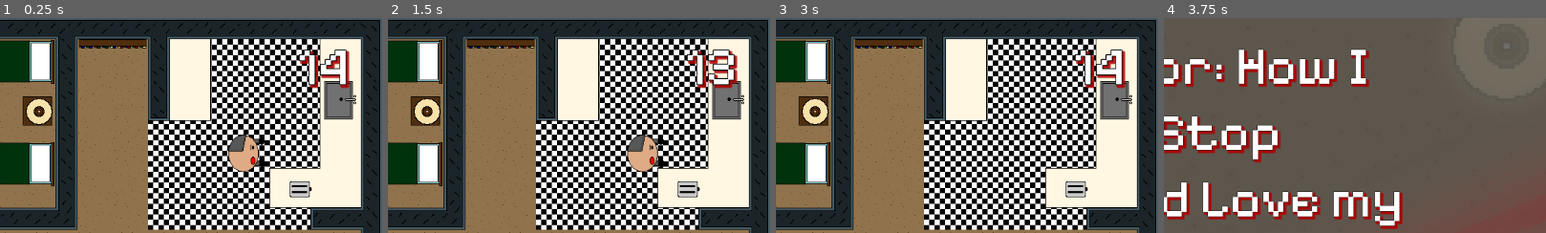
Above: before the commit, frames 1-4 (left to right).
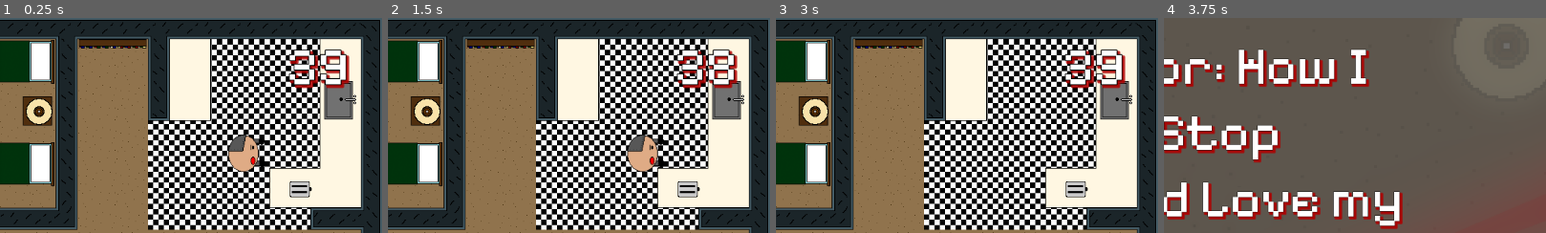
Above: after the commit, the same moments.

Repository: discoaaron/gamejam
Game: Godot game, scene res://Main.tscn
Same seed, same stepped clock (60 frames per second), same inputs: the game is played once before the commit and once after it. This scene is started directly instead of the project's main scene.
Inputs:
- Up to frame 1 (0.25 s): no input
- Up to frame 2 (1.5 s): tap Enter at 0.5 s; tap A (a) at 0.6 s; tap D (d) at 0.8, 1.35 s
- Up to frame 3 (3 s): tap E (e) at 1.55, 2.1 s; tap Space (space) at 2, 2.75 s; tap F (f) at 2.3, 2.85 s
- Up to frame 4 (3.75 s): tap S (s) at 3.05, 3.6 s; tap Space (space) at 3.5 s
The pictures show only the part of the screen within x 50-100%, y 0-50%; the shares and areas given below are measured in that part.

The runs differ from the first frame. In frame 1, 1.8% of the frame differs, in the area x 75-92%, y 14-33%; in frame 2, 0.9%; in frame 3, 1.8%; in frame 4, nothing differs.

Commit message:
Coded more audio and timer logic

Diff:
--- a/game/Main.tscn
+++ b/game/Main.tscn
@@ -34,6 +34,9 @@
 [ext_resource type="AudioStream" uid="uid://c7p5s8iqhx7ao" path="res://sound/voicelines/Encourage.wav" id="32_5ixlc"]
 [ext_resource type="AudioStream" uid="uid://cfanv8ap8b5e3" path="res://sound/voicelines/Success.wav" id="33_wymg1"]
 [ext_resource type="AudioStream" uid="uid://tb4isxxvpow2" path="res://sound/voicelines/Success 2.wav" id="34_rvekp"]
+[ext_resource type="AudioStream" uid="uid://dpjprtu47dohw" path="res://sound/voicelines/No again.wav" id="35_skojw"]
+[ext_resource type="AudioStream" uid="uid://bbvle2ji0kyuo" path="res://sound/voicelines/I smell sausages.wav" id="35_uotw6"]
+[ext_resource type="AudioStream" uid="uid://dh3osjujikjs4" path="res://sound/voicelines/What's cooking.wav" id="36_hmbn8"]
 
 [sub_resource type="LabelSettings" id="LabelSettings_3y05j"]
 font = ExtResource("25_wry1b")
@@ -450,6 +453,18 @@
 stream = ExtResource("34_rvekp")
 volume_db = -18.0
 
+[node name="ISmellSausAudio" type="AudioStreamPlayer" parent="."]
+stream = ExtResource("35_uotw6")
+volume_db = -18.0
+
+[node name="WhatsCookingAudio" type="AudioStreamPlayer" parent="."]
+stream = ExtResource("36_hmbn8")
+volume_db = -18.0
+
+[node name="GameOver" type="AudioStreamPlayer" parent="."]
+stream = ExtResource("35_skojw")
+volume_db = -18.0
+
 [node name="Level_Timer" type="Timer" parent="."]
 wait_time = 40.0
 
--- a/game/autoloaders/globals.gd
+++ b/game/autoloaders/globals.gd
@@ -14,4 +14,4 @@
 var risk_group = ["RiskItems"]
 var move_cooldown: bool = true
 var current_risk:StaticBody2D = null
-const game_timer: int = 10
+const game_timer: int = 40
--- a/game/main.gd
+++ b/game/main.gd
@@ -6,6 +6,8 @@
 var dad: Node
 var originalKeys = ["w", "a", "s", "d", "e", "q", "f"]
 var keysCopy = []
+
+var last_10_secs_audio = false
 
 @onready var heartbeat: Timer = $Heartbeat
 @onready var heartbeatsound: AudioStreamPlayer2D = $Heartbeatsound
@@ -14,6 +16,10 @@
 @onready var success_audio: AudioStreamPlayer = $SuccessAudio
 @onready var success_2_audio: AudioStreamPlayer = $Success2Audio
 @onready var level_timer: Timer = $Level_Timer
+@onready var game_over_audio: AudioStreamPlayer = $GameOver
+@onready var whats_cooking_audio: AudioStreamPlayer = $WhatsCookingAudio
+@onready var i_smell_saus_audio: AudioStreamPlayer = $ISmellSausAudio
+
 
 @onready var toaster: StaticBody2D = $RiskItems/Toaster
 @onready var toilet: StaticBody2D = $RiskItems/Toilet
@@ -65,6 +71,7 @@
 	set_level_timer()
 	level_timer.start()
 
+
 func update_score() -> void:
 	ScoreManager.increase_score()
 	start_next_level()
@@ -72,6 +79,7 @@
 func start_next_level() -> void:
 	remove_child(dad)
 	dad.queue_free()
+	last_10_secs_audio = false
 	# show between level 'thing' here?
 	start_level()
 
@@ -187,6 +195,7 @@
 	remove_child(dad)
 	dad.queue_free()
 	level_timer.stop()
+	game_over_audio.play()
 
 func heart_pulse() -> void:
 	if Globals.heartbeat_pulse_ready:
@@ -212,6 +221,14 @@
 	if level_timer.time_left > 0:
 		var time_left = level_timer.time_left
 		SignalManager.update_timer.emit(time_left)
+	if level_timer.time_left < 10 and not last_10_secs_audio:
+		last_10_secs_audio = true
+		var rand_num = randi_range(1,2)
+		print("Current risk is: ", Globals.current_risk.name)
+		if rand_num == 1 and Globals.current_risk.name != "Toilet":
+			whats_cooking_audio.play()
+		elif rand_num == 2 and Globals.current_risk.name != "Toilet":
+			i_smell_saus_audio.play()
 
 func _on_level_timer_timeout() -> void:
 	game_over_timer()
Not shown: 1 places in game/Main.tscn that only renumber resources
